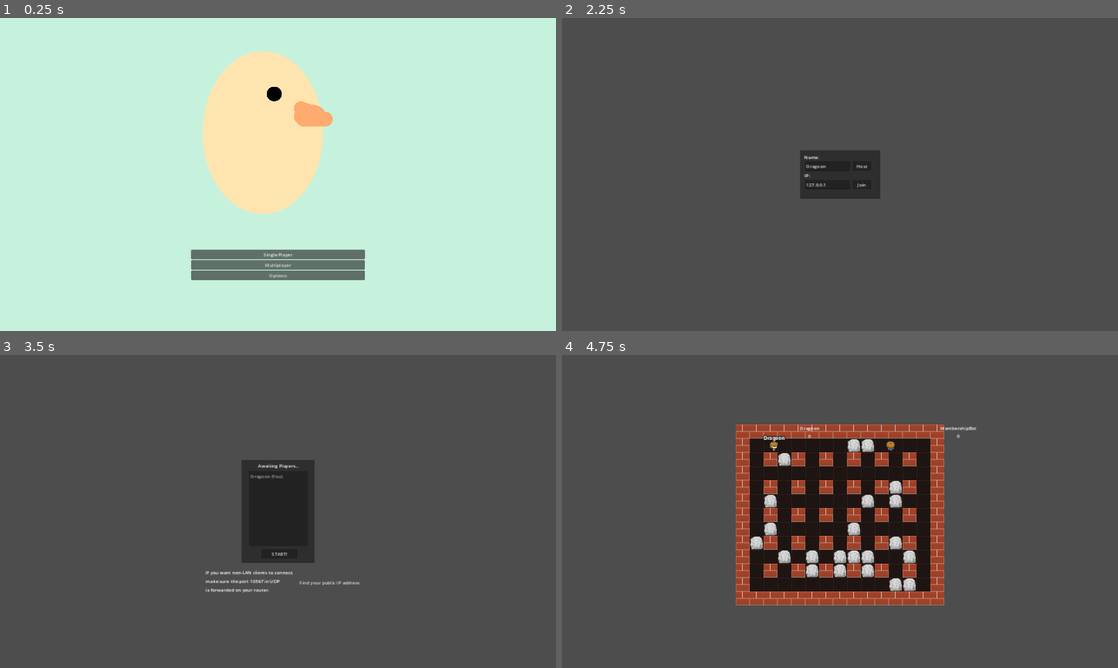
Above: before the commit, frames 1-4 (two rows, left to right).
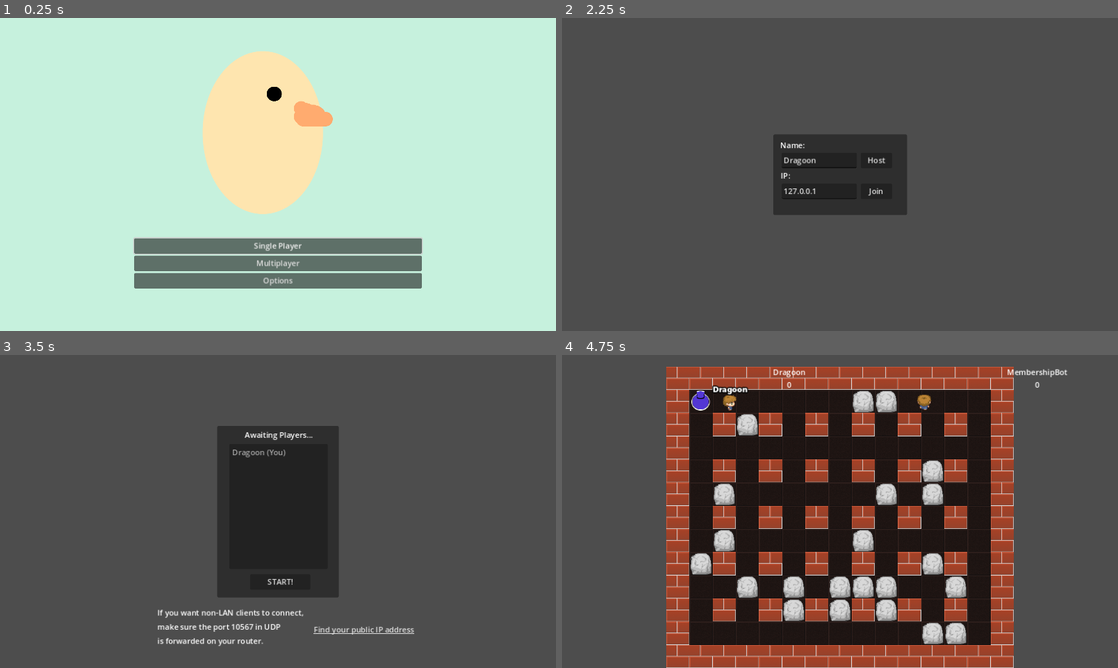
Above: after the commit, the same moments.

Repository: Dragoon-Project-Squad/bomberbird
Game: Godot game, scene res://scenes/main_menu.tscn
Same seed, same stepped clock (60 frames per second), same inputs: the game is played once before the commit and once after it. Sound files missing from this copy of the repository are replaced by a short silence.
Inputs:
- Up to frame 1 (0.25 s): no input
- Up to frame 2 (2.25 s): click "Single Player" at 0.5 s; click "Single Player" at 1.25 s; click "Multiplayer" at 2 s
- Up to frame 3 (3.5 s): click "Host" at 2.75 s
- Up to frame 4 (4.75 s): click "START!" at 3.5 s; hold D (move_right) from 4.28 s (still down); hold Space (set_bomb) from 4.28 s (still down)

The runs differ from the first frame. In frame 1, 6.0% of the frame differs, in the area x 24-76%, y 70-87%; in frame 2, 4.1%; in frame 3, 8.6%; in frame 4, 52%, in the area x 18-91%, y 3-100%.
Error before the commit: Parse Error: Function "_ready" has the same name as a previously declared function. (res://scripts/bomb.gd:12)

Commit message:
updated project and main menu GUI

Diff:
--- a/project.godot
+++ b/project.godot
@@ -25,8 +25,6 @@
 
 [display]
 
-window/size/viewport_width=1920
-window/size/viewport_height=1080
 window/stretch/mode="canvas_items"
 
 [global_group]
--- a/scenes/main_menu.tscn
+++ b/scenes/main_menu.tscn
@@ -6,19 +6,30 @@
 
 [node name="MainMenu" type="Control"]
 layout_mode = 3
-anchors_preset = 0
+anchors_preset = 15
+anchor_right = 1.0
+anchor_bottom = 1.0
+grow_horizontal = 2
+grow_vertical = 2
 script = ExtResource("1_qmksv")
 
 [node name="Untitled" type="Sprite2D" parent="."]
-position = Vector2(960, 540)
+position = Vector2(576, 324)
+scale = Vector2(0.6, 0.6)
 texture = ExtResource("1_xtlt4")
 
 [node name="ButtonBox" type="VBoxContainer" parent="."]
-layout_mode = 0
-offset_left = 660.0
-offset_top = 800.0
-offset_right = 1260.0
-offset_bottom = 1100.0
+layout_mode = 1
+anchors_preset = 7
+anchor_left = 0.5
+anchor_top = 1.0
+anchor_right = 0.5
+anchor_bottom = 1.0
+offset_left = -298.0
+offset_top = -192.0
+offset_right = 298.0
+grow_horizontal = 2
+grow_vertical = 0
 
 [node name="SinglePlayer" type="Button" parent="ButtonBox"]
 layout_mode = 2
--- a/scripts/bomb.gd
+++ b/scripts/bomb.gd
@@ -8,10 +8,8 @@
 
 func _ready():
 	explosion_sfx_player.set_stream(explosion_audio)
+	$Timer.start()
 
-func _ready() -> void:
-	$Timer.start()
-	pass
 # Called from the animation.
 func explode():
 	explosion_sfx_player.play()
